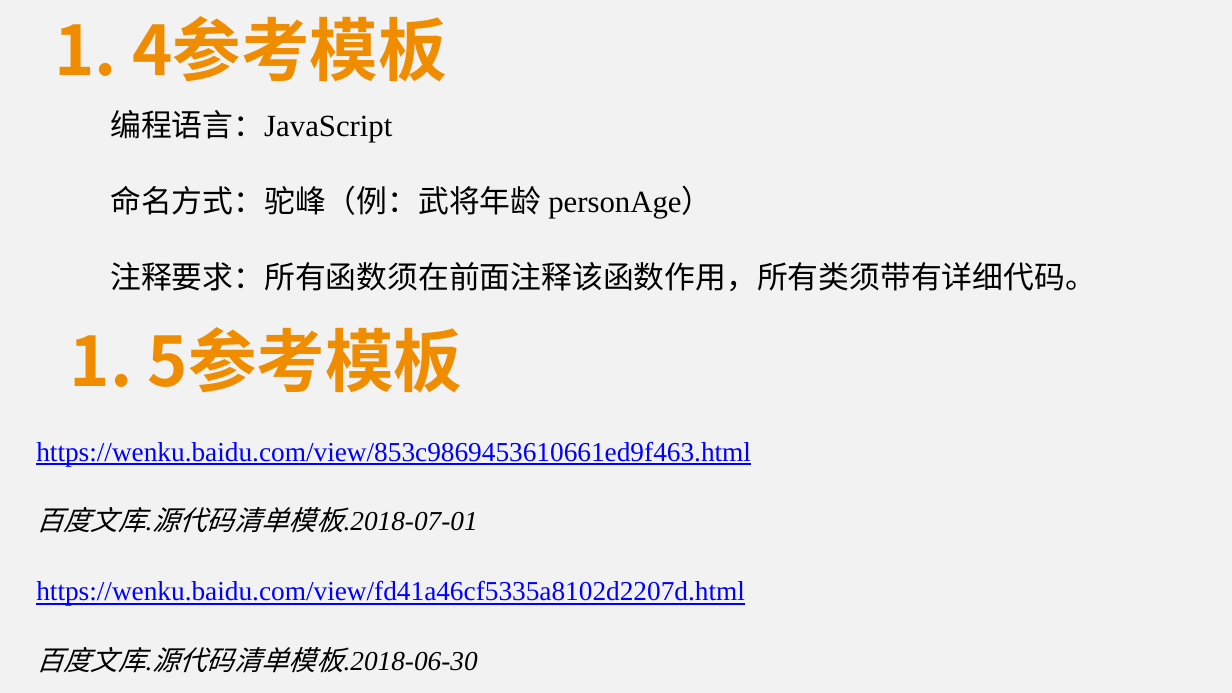
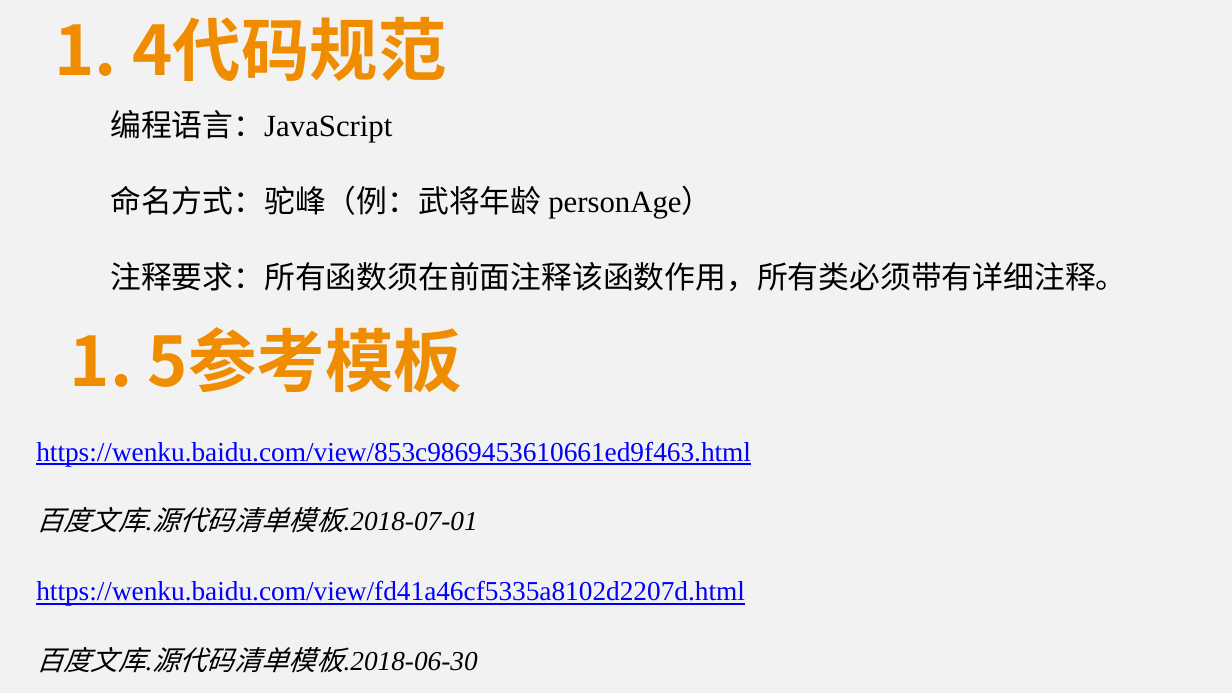
Before and after one commit to 1-518/Three-Kindoms, a slide deck: slide 6 of 代码清单+测试用例/代码清单PPT.pptx. Drawn at 1232x693 pixels with LibreOffice and Linux fonts; fonts in the diff are those of the drawing. Boxes give left, top, right and bottom in pixels: in the first picture for what was removed or moved away, otherwise in the second. Text is boxed around its words. In the diff, an @@ line names an element or a change of style, - is before the commit and + after.

```diff
--- a/代码清单+测试用例/代码清单PPT.pptx
+++ b/代码清单+测试用例/代码清单PPT.pptx
@@ text at box(54, 16, 447, 81): text changed @@
-  1. 4参考模板
+  1. 4代码规范
@@ text at box(110, 262, 1126, 291): text changed @@
-注释要求：所有函数须在前面注释该函数作用，所有类须带有详细代码。
+注释要求：所有函数须在前面注释该函数作用，所有类必须带有详细注释。
```
Also in this commit, not shown: 6 other slides changed, 1 slide added, 3 other files.
